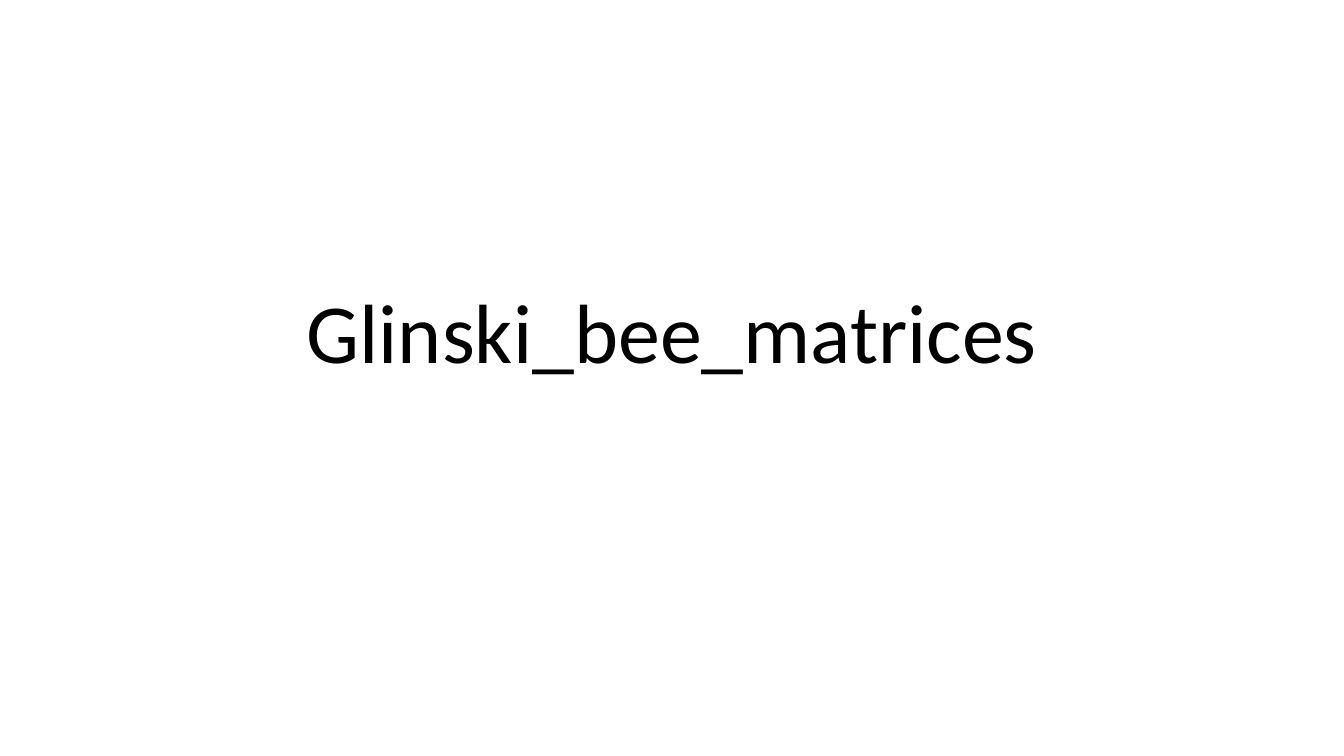
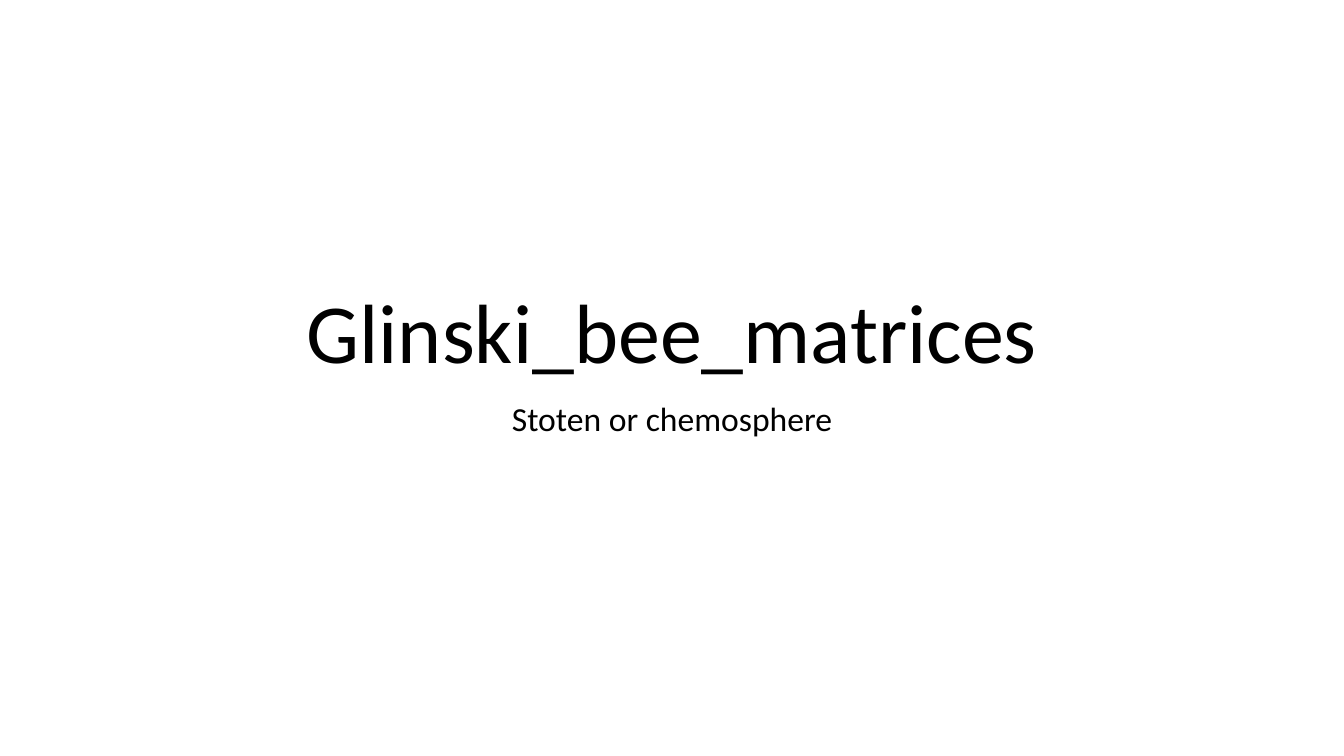
Before and after one commit to bee-modeling/glinski_bee_matrices, a slide deck: slide 1 of pptx/glinski_bee_matrices.pptx. Drawn at 1344x756 pixels with LibreOffice and Linux fonts; fonts in the diff are those of the drawing. Boxes give left, top, right and bottom in pixels: in the first picture for what was removed or moved away, otherwise in the second. Text is boxed around its words. In the diff, an @@ line names an element or a change of style, - is before the commit and + after.

```diff
--- a/pptx/glinski_bee_matrices.pptx
+++ b/pptx/glinski_bee_matrices.pptx
@@ subtitle added at (512,407,832,437), 24 pt, text #000000 @@
+Stoten or chemosphere
```
Also in this commit, not shown: 2 other slides changed, 4 slides added, 3 slides removed, 4 other files.
